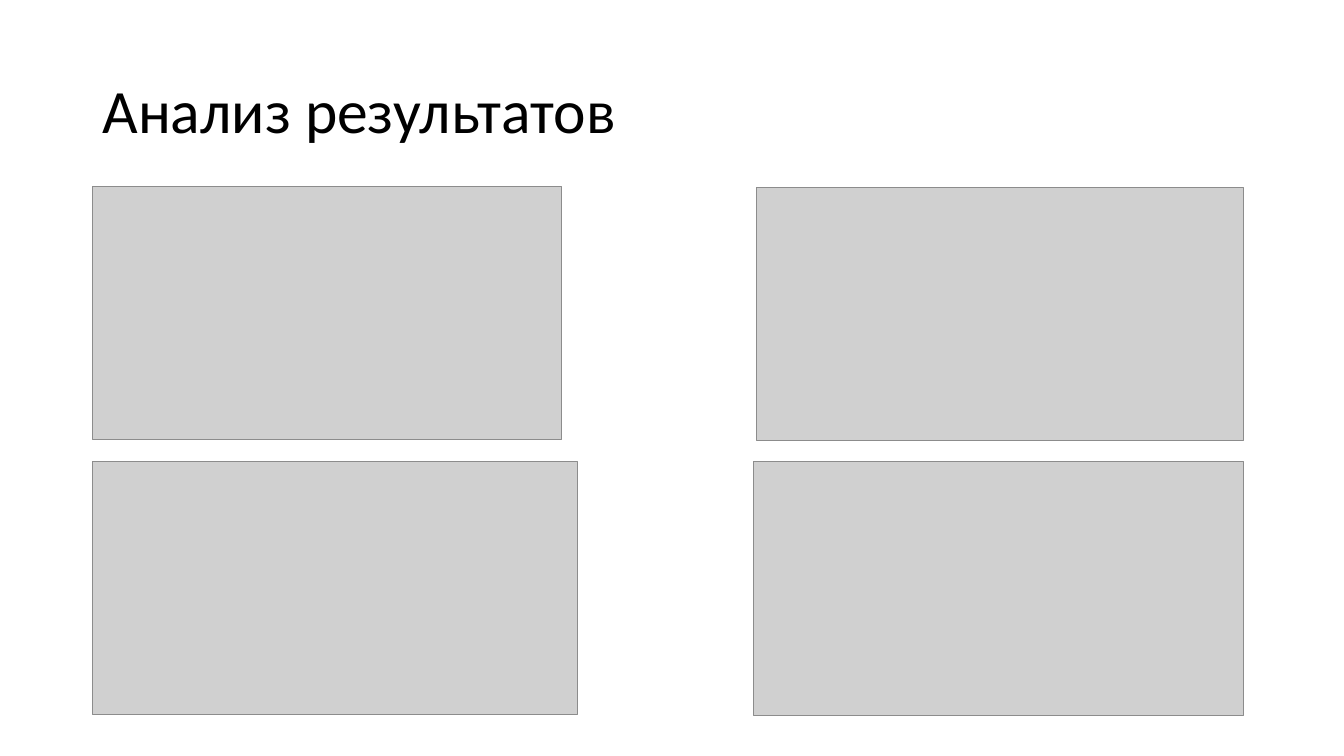
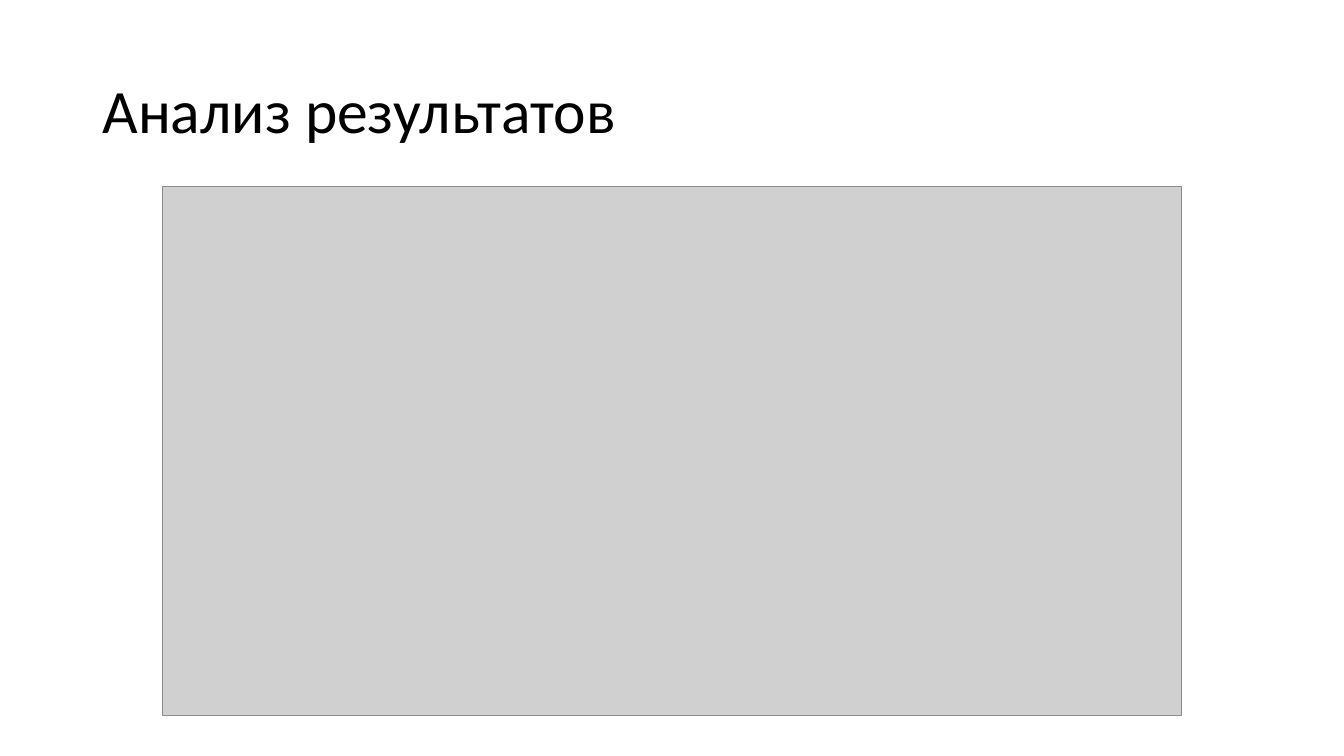
Before and after one commit to SaraFarron/------, a slide deck: slide 10 of Исследование алгоритма вычисления ионосферной поправки для системы Galileo.pptx (slide 15 before the commit). Drawn at 1344x756 pixels with LibreOffice and Linux fonts; fonts in the diff are those of the drawing; grey boxes stand for pictures. Boxes give left, top, right and bottom in pixels: in the first picture for what was removed or moved away, otherwise in the second. Text is boxed around its words. In the diff, an @@ line names an element or a change of style, - is before the commit and + after.

```diff
--- a/Исследование алгоритма вычисления ионосферной поправки для системы Galileo.pptx
+++ b/Исследование алгоритма вычисления ионосферной поправки для системы Galileo.pptx
@@ picture removed at (93, 187, 563, 440) @@
@@ picture: place and size @@
-picture at (754, 462, 1244, 716)
+picture at (162, 187, 1182, 716)
@@ picture removed at (757, 188, 1244, 441) @@
@@ picture removed at (93, 462, 578, 715) @@
```
Also in this commit, not shown: 5 other slides changed, 5 slides added, 7 slides removed, 7 other files.
